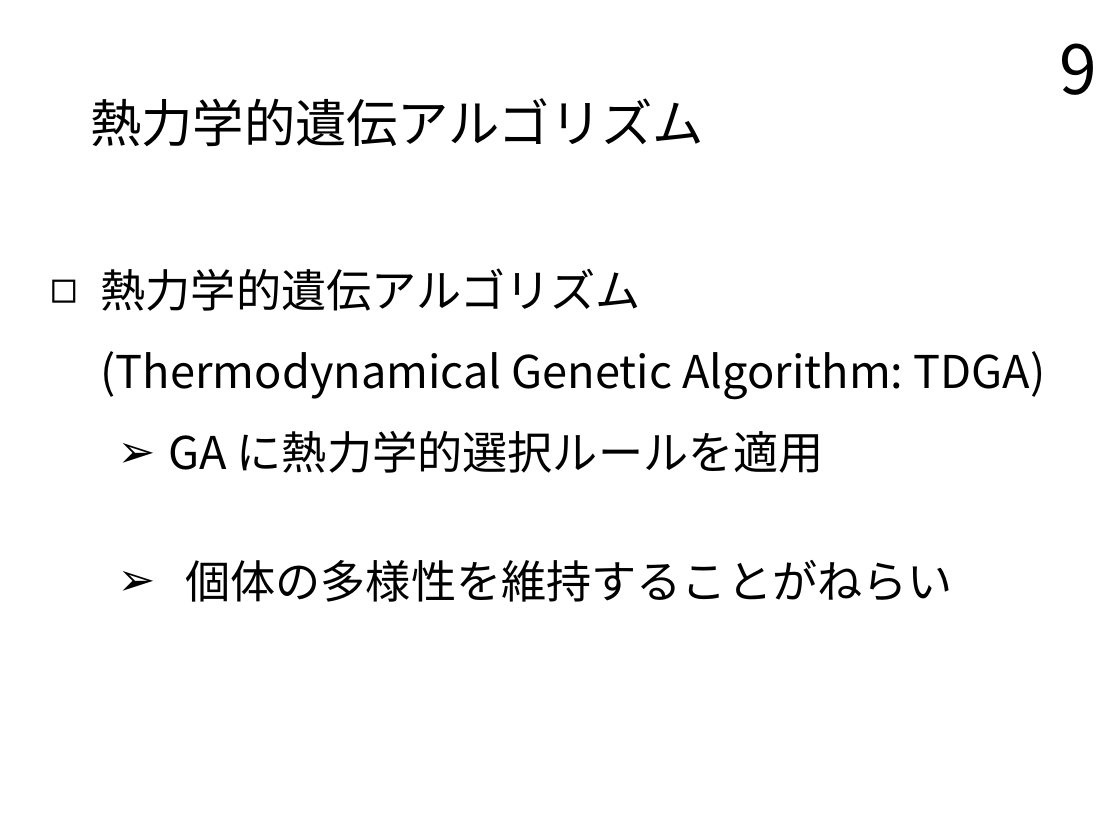
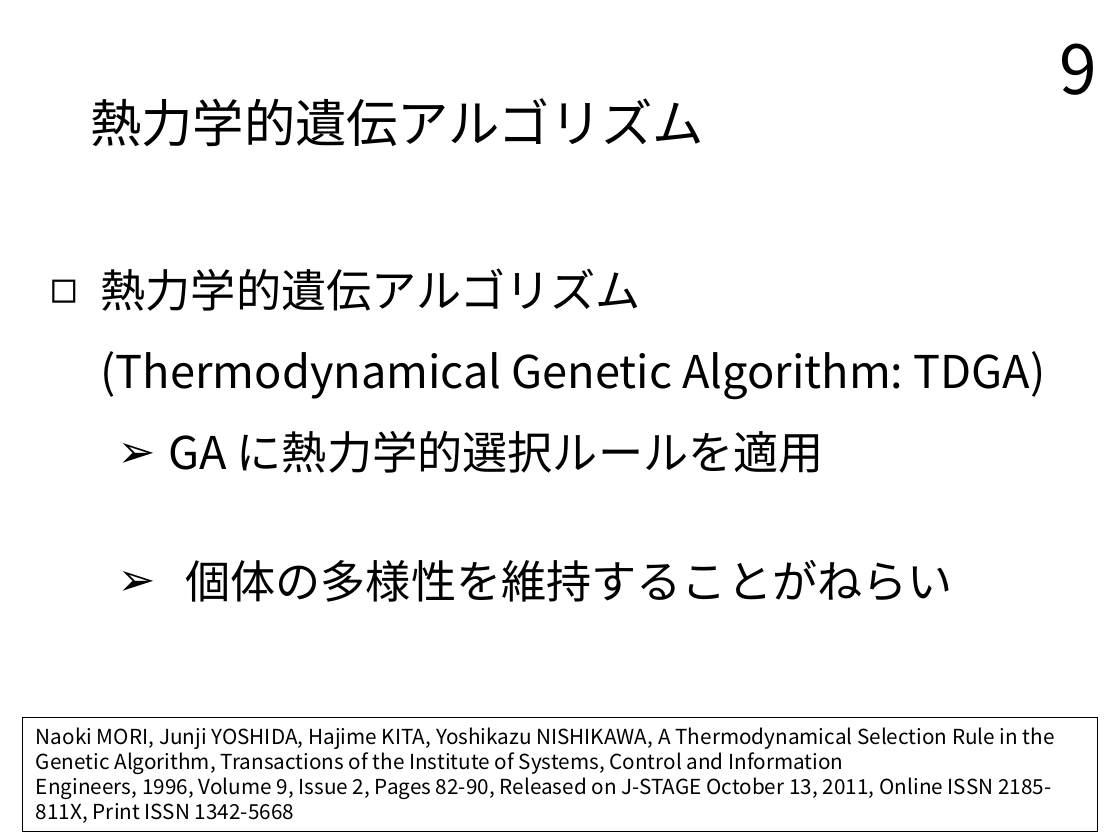
Before and after one commit to TairaTomotaka/kadai, a slide deck: slide 9 of prsn/20230124_prsn_taira.pptx. Drawn at 1120x840 pixels with LibreOffice and Linux fonts; fonts in the diff are those of the drawing. Boxes give left, top, right and bottom in pixels: in the first picture for what was removed or moved away, otherwise in the second. Text is boxed around its words. In the diff, an @@ line names an element or a change of style, - is before the commit and + after.

```diff
--- a/prsn/20230124_prsn_taira.pptx
+++ b/prsn/20230124_prsn_taira.pptx
@@ rectangle added at (23,718,1097,832), outline #000000 0.75 pt, 11 pt, text #000000 @@
+Naoki MORI, Junji YOSHIDA, Hajime KITA, Yoshikazu NISHIKAWA, A Thermodynamical Selection Rule in the Genetic Algorithm, Transactions of the Institute of Systems, Control and Information Engineers, 1996, Volume 9, Issue 2, Pages 82-90, Released on J-STAGE October 13, 2011, Online ISSN 2185-811X, Print ISSN 1342-5668
```
Also in this commit, not shown: 6 other slides changed.
